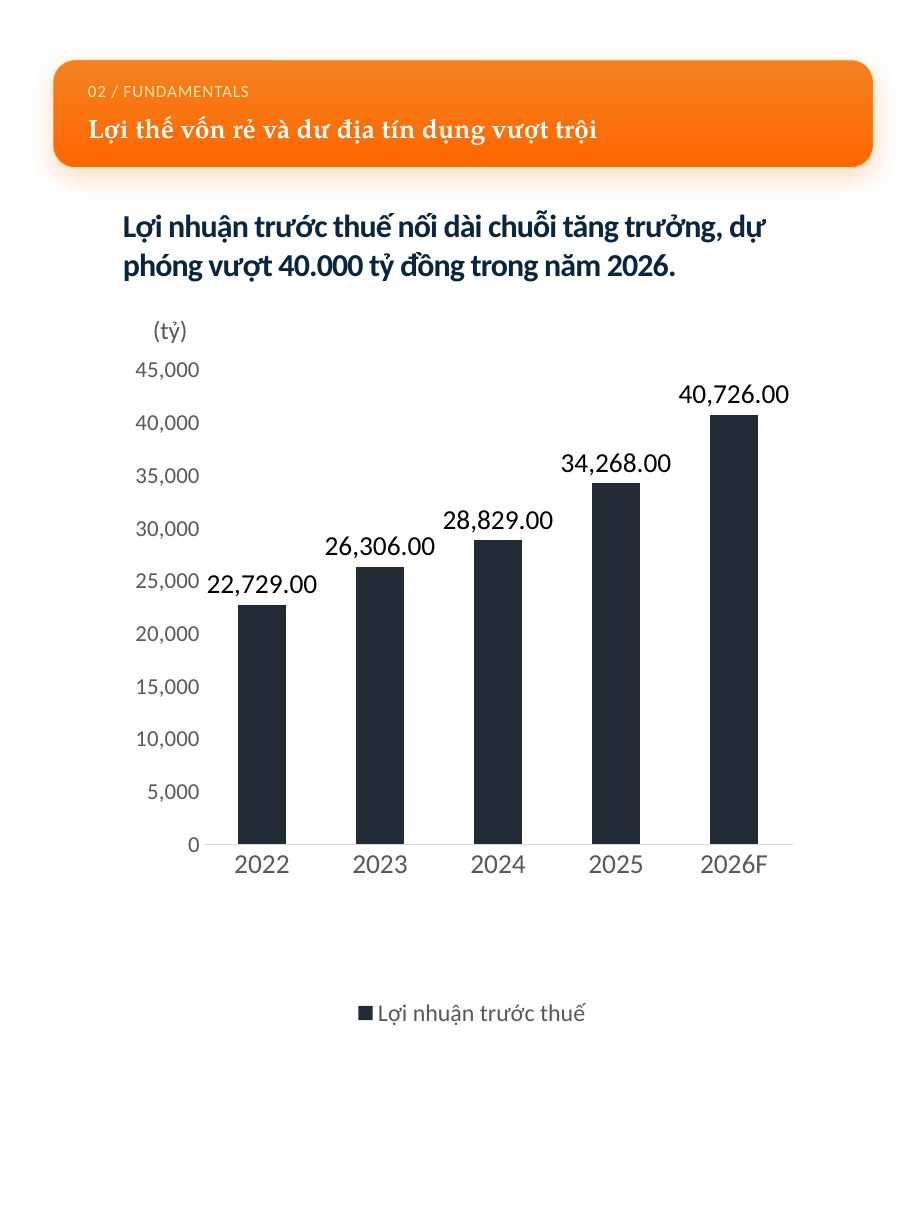
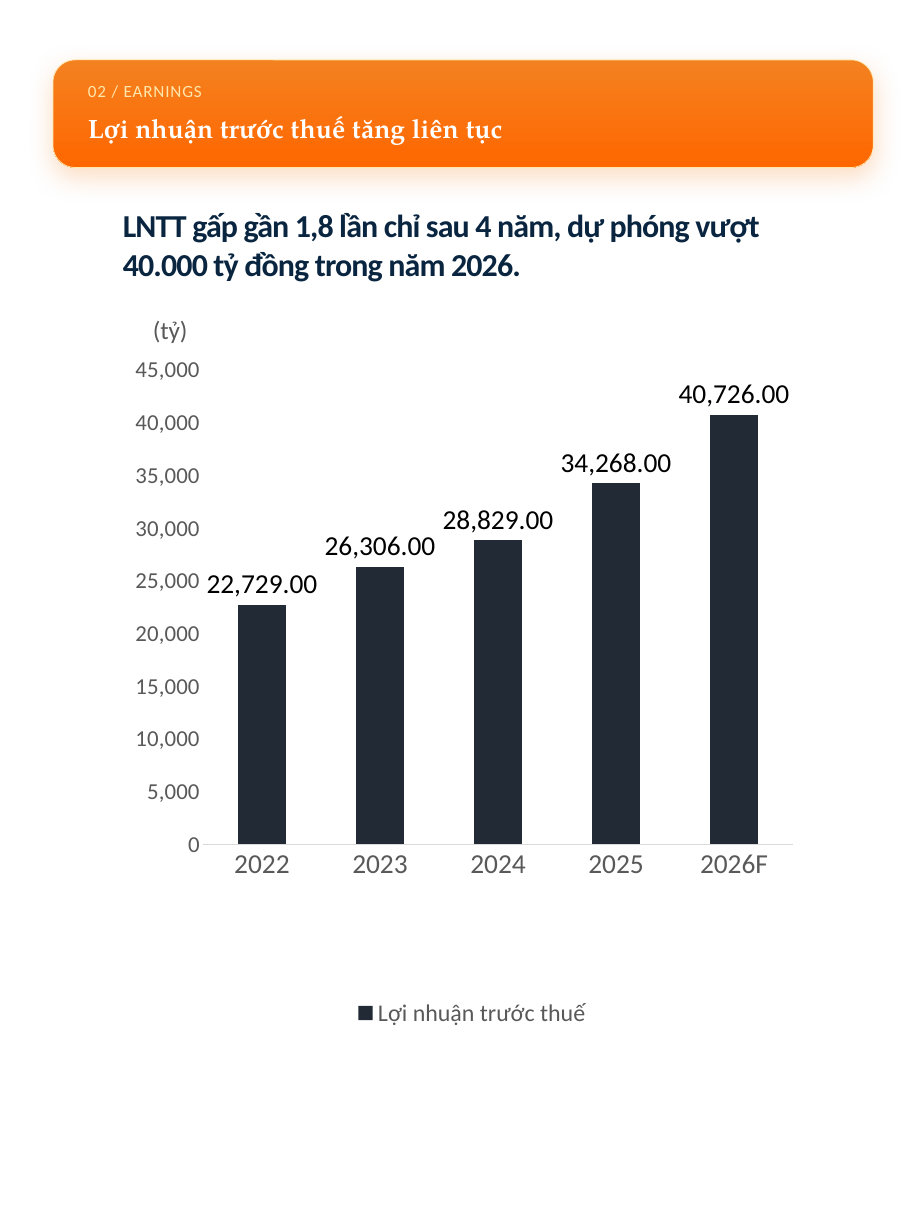
Before and after one commit to datquanton/verbose-guide, a slide deck: slide 3 of hotstock-mbb/Ngan_hang_MBB_Hotstock.pptx (slide 5 before the commit). Drawn at 924x1232 pixels with LibreOffice and Linux fonts; fonts in the diff are those of the drawing; background and template pictures are left out. Boxes give left, top, right and bottom in pixels: in the first picture for what was removed or moved away, otherwise in the second. Text is boxed around its words. In the diff, an @@ line names an element or a change of style, - is before the commit and + after.

```diff
--- a/hotstock-mbb/Ngan_hang_MBB_Hotstock.pptx
+++ b/hotstock-mbb/Ngan_hang_MBB_Hotstock.pptx
@@ text at (88,86,202,97): text changed @@
-02 / FUNDAMENTALS
+02 / EARNINGS
@@ text at (88,116,503,145): text changed @@
-Lợi thế vốn rẻ và dư địa tín dụng vượt trội
+Lợi nhuận trước thuế tăng liên tục
@@ text at (123,213,759,282): text changed @@
-Lợi nhuận trước thuế nối dài chuỗi tăng trưởng, dự phóng vượt 40.000 tỷ đồng trong năm 2026.
+LNTT gấp gần 1,8 lần chỉ sau 4 năm, dự phóng vượt 40.000 tỷ đồng trong năm 2026.
```
Also in this commit, not shown: 2 other slides changed, 2 slides removed, 2 other files.
